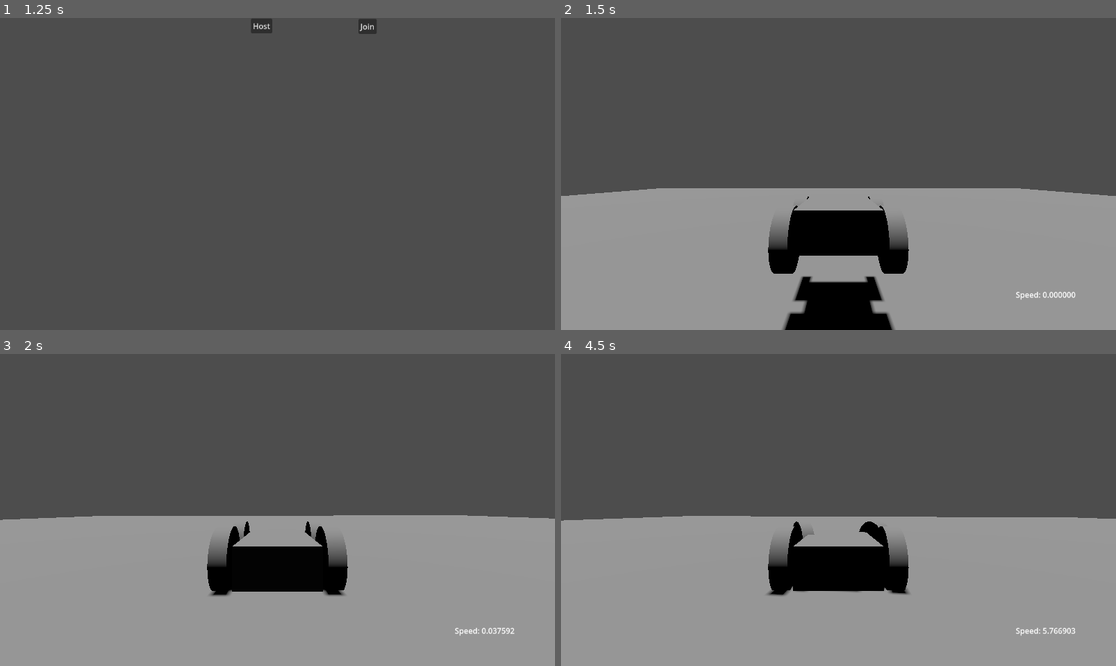
Above: before the commit, frames 1-4 (two rows, left to right).
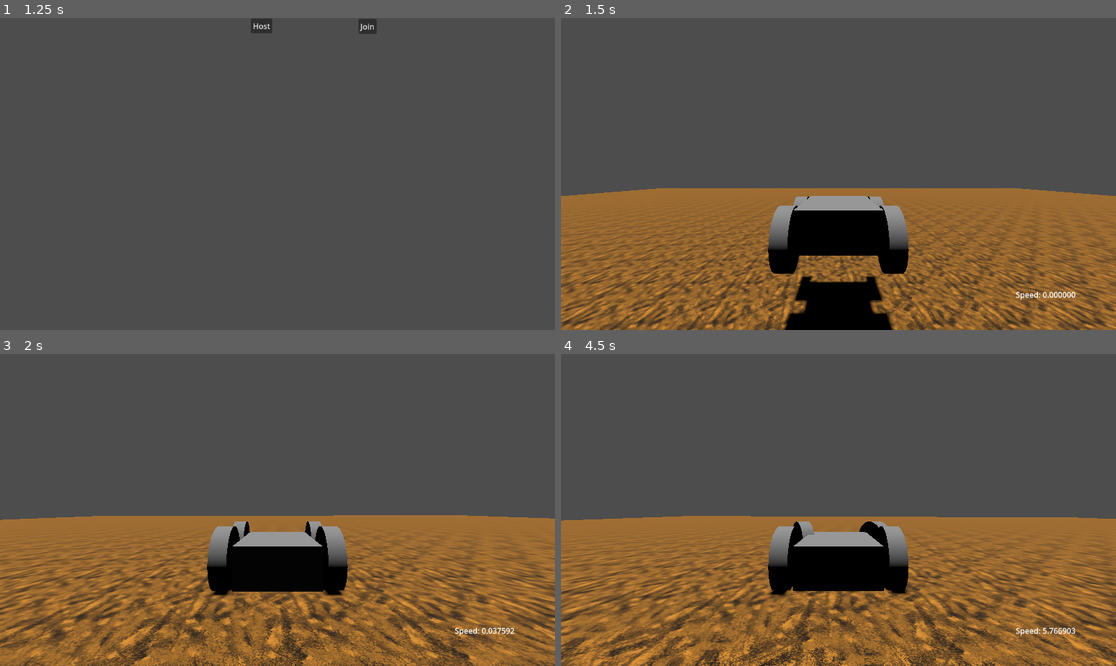
Above: after the commit, the same moments.

Repository: Aadniz/pqcrg
Game: Godot game, scene res://game_scene.tscn
The game is run twice, just before and just after one commit, with the same random seed, the same clock (stepped at 60 frames per second) and the same inputs.
Inputs:
- Up to frame 1 (1.25 s): tap Enter at 0.5 s; hold D (right) from 0.53 s (still down)
- Up to frame 2 (1.5 s): release D (right) at 1.25 s; click "Host" at 1.25 s
- Up to frame 3 (2 s): no input
- Up to frame 4 (4.5 s): hold S (backward) 2.03-2.78 s; hold D (right) 2.78-3.53 s; tap Space at 3.5 s; hold W (forward) 3.53-4.28 s; hold A (left) from 4.28 s (still down)

Frame 1 is identical in both runs. In frame 2, 38% of the frame differs, in the area x 0-100%, y 54-100%; in frame 3, 43%, in the area x 0-100%, y 51-100%; in frame 4, 43%.

Commit message:
added ground texture

Diff:
--- a/multiplayergame/game_scene.tscn
+++ b/multiplayergame/game_scene.tscn
@@ -1,9 +1,15 @@
-[gd_scene load_steps=7 format=3 uid="uid://biqyj6ia4qorb"]
+[gd_scene load_steps=9 format=3 uid="uid://biqyj6ia4qorb"]
 
 [ext_resource type="PackedScene" uid="uid://53bpqwpntxqw" path="res://player.tscn" id="1_a015f"]
 [ext_resource type="Script" path="res://game_scene.gd" id="1_wjks6"]
+[ext_resource type="Texture2D" uid="uid://bbd4awjh4l65s" path="res://tile.png" id="3_tlky2"]
+
+[sub_resource type="StandardMaterial3D" id="StandardMaterial3D_dj6vr"]
+albedo_texture = ExtResource("3_tlky2")
+uv1_triplanar = true
 
 [sub_resource type="PlaneMesh" id="PlaneMesh_i1nn6"]
+material = SubResource("StandardMaterial3D_dj6vr")
 size = Vector2(50, 50)
 
 [sub_resource type="ConcavePolygonShape3D" id="ConcavePolygonShape3D_ixgq7"]
Binary file added: multiplayergame/tile.png
Not shown, added: multiplayergame/tile.png.import
